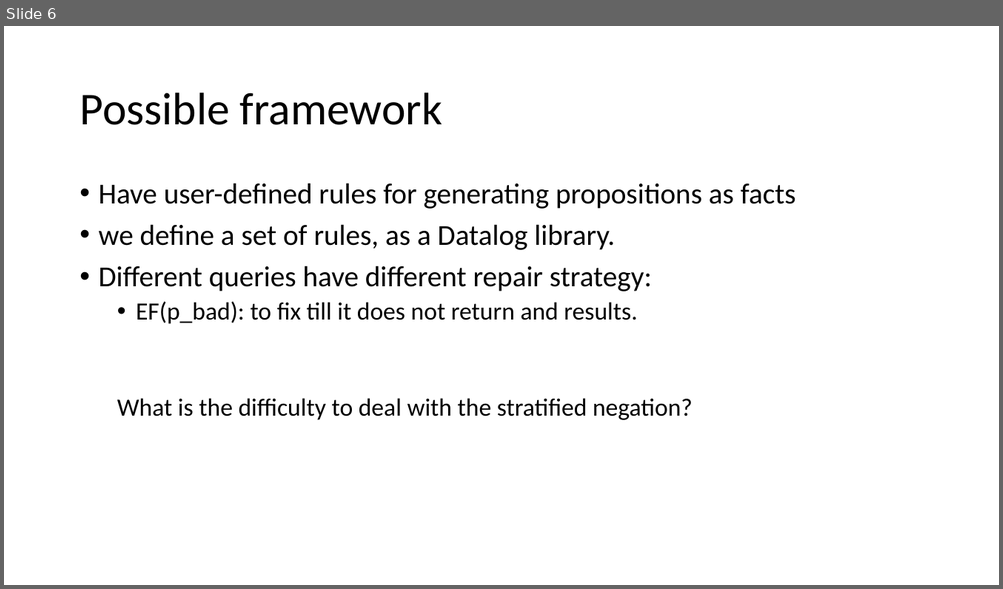
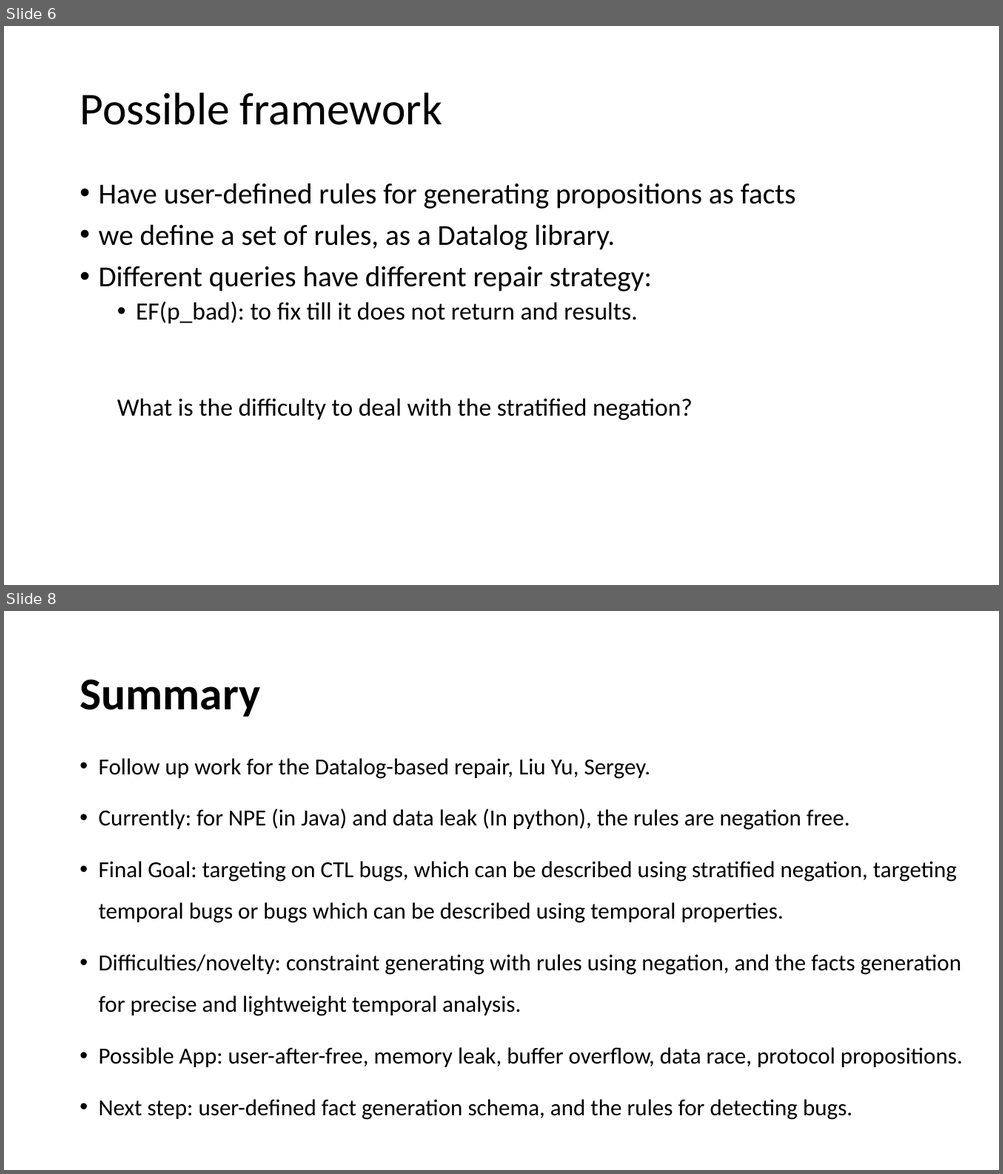
Before and after one commit to songyahui/DataLogTemp, a slide deck: datalog.pptx. Shown one above the other, each under a label of ours: slide 6 before the commit, slides 6 and 8 after it; the slides between them are not shown. The pictures are 1003x589 and 1003x1174 pixels, drawn with LibreOffice and Linux fonts; fonts in the diff are those of the drawing. Boxes give left, top, right and bottom in pixels: in the first picture for what was removed or moved away, otherwise in the second. Text is boxed around its words. In the diff, an @@ line names an element or a change of style, - is before the commit and + after.

```diff
--- a/datalog.pptx
+++ b/datalog.pptx
@@ slide 8 added at (4,611,999,1170), background #FFFFFF @@
@@ title added at (79,679,260,717), 44 pt, text #000000, bold @@
+Summary
@@ text added at (99,758,962,1120), 22.2 pt, text #000000 @@
+• Follow up work for the Datalog-based repair, Liu Yu, Sergey.
+• Currently: for NPE (in Java) and data leak (In python), the rules are negation free.
+• Final Goal: targeting on CTL bugs, which can be described using stratified negation, targeting temporal bugs or bugs which can be described using temporal properties.
+• Difficulties/novelty: constraint generating with rules using negation, and the facts generation for precise and lightweight temporal analysis.
+• Possible App: user-after-free, memory leak, buffer overflow, data race, protocol propositions.
+• Next step: user-defined fact generation schema, and the rules for detecting bugs.
```
Also in this commit, not shown: 1 other slide added, 4 other files.
